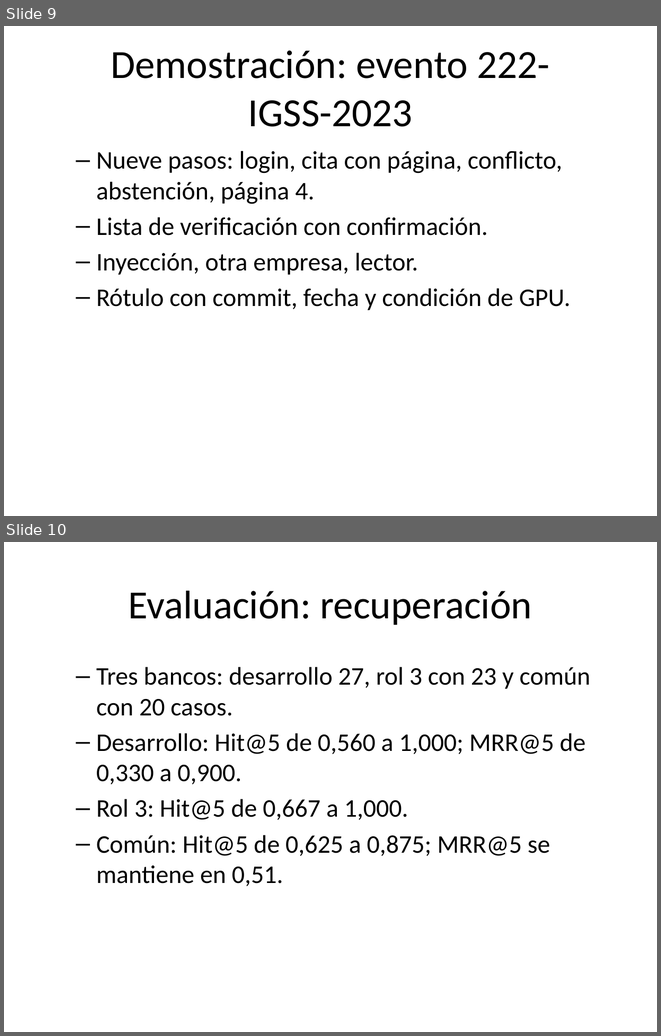
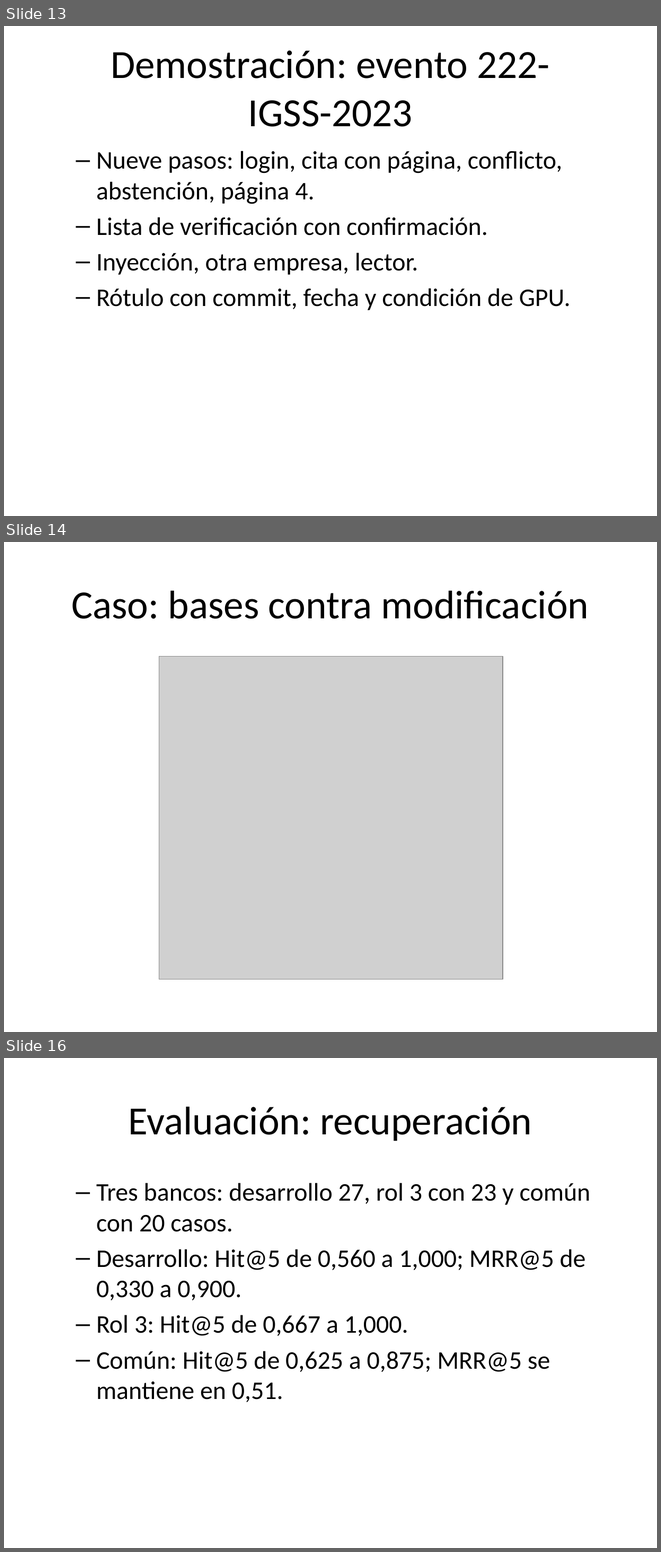
Before and after one commit to donmatthiuz/NLP, a slide deck: docs/presentacion/Diapositivas.pptx. Shown one above the other, each under a label of ours: slides 9 and 10 before the commit, slides 13, 14 and 16 after it; the slides between them are not shown. The pictures are 661x1036 and 661x1552 pixels, drawn with LibreOffice and Linux fonts; fonts in the diff are those of the drawing; grey boxes stand for pictures. Boxes give left, top, right and bottom in pixels: in the first picture for what was removed or moved away, otherwise in the second. Text is boxed around its words. In the diff, an @@ line names an element or a change of style, - is before the commit and + after.

```diff
--- a/docs/presentacion/Diapositivas.pptx
+++ b/docs/presentacion/Diapositivas.pptx
@@ slide 14 added at [4,542,657,1032], background #FFFFFF @@
@@ title added at [71,590,589,619], 44 pt, text #000000 @@
+Caso: bases contra modificación
@@ picture added at [159,656,503,979] @@
@@ what was slide 9 is now slide 13 @@
@@ what was slide 10 is now slide 16 @@
```
Also in this commit, not shown: 1 slide changed, 6 other slides added, 1 slide removed, 3 other files.
